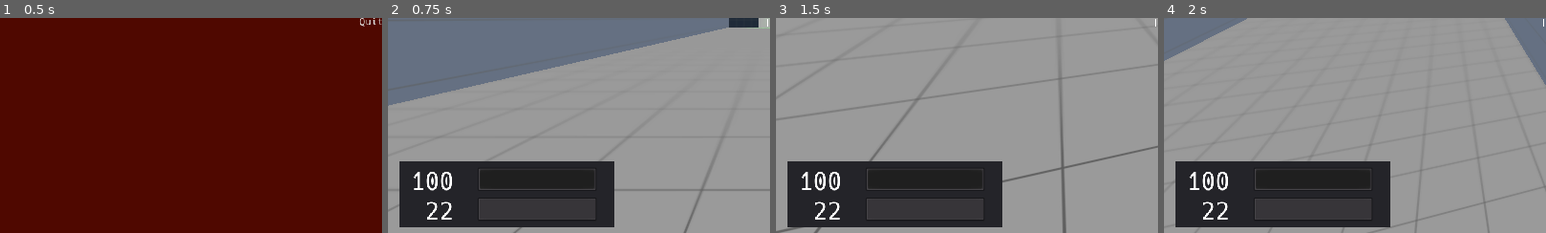
Above: before the commit, frames 1-4 (left to right).
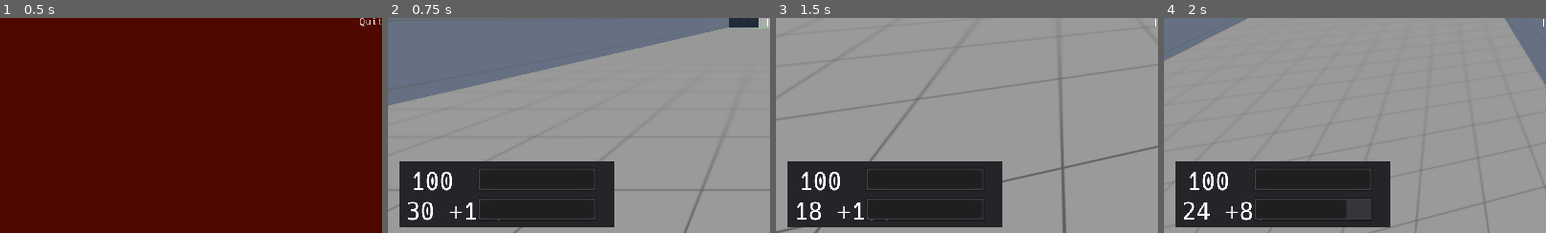
Above: after the commit, the same moments.

Repository: duckinator/keress
Game: Godot game, scene res://menus/MainMenu.tscn
Same seed, same stepped clock (60 frames per second), same inputs: the game is played once before the commit and once after it.
Inputs (mouse positions are % of the whole screen's width and height, from its top left):
- Up to frame 1 (0.5 s): no input
- Up to frame 2 (0.75 s): click "New Game" at 0.5 s
- Up to frame 3 (1.5 s): tap Enter at 1.25 s; move the mouse to (55, 50) at 1.27 s; press the mouse at (55, 50) at 1.28 s; hold W (movement_forward) from 1.28 s (still down)
- Up to frame 4 (2 s): keep holding W (movement_forward); tap Space (movement_jump) at 1.52 s; right-click (55, 50) at 1.55 s
The pictures show only the part of the screen within x 0-50%, y 50-100%; the shares and areas given below are measured in that part.

Frame 1 is identical in both runs. In frame 2, 2.9% of the frame differs, in the area x 5-54%, y 84-95%; in frame 3, 2.9%; in frame 4, 2.4%.

Commit message:
the pistol kind of fires, sort of

Diff:
--- a/src/items/pistol/Pistol.gd
+++ b/src/items/pistol/Pistol.gd
@@ -5,12 +5,19 @@
 var ammo = MAX_AMMO - MAX_IN_WEAPON
 var in_weapon = MAX_IN_WEAPON
 
+onready var raycast = $RayCast
+
 func _ready():
 	set_meta("is_item", true)
 	add_collision_exception_with(Game.get_player())
 
 func primary():
-	Console.log("TODO: Pistol primary")
+	ammo = clamp(ammo - 1, 0, MAX_AMMO)
+	in_weapon = clamp(in_weapon - 1, 0, MAX_IN_WEAPON)
+	if raycast.is_colliding():
+		var collider = raycast.get_collider()
+		if collider.has_method("adjust_health"):
+			collider.adjust_health(-10)
 
 func secondary():
 	Console.log("TODO: Pistol secondary")
@@ -22,3 +29,9 @@
 
 func needs_reload():
 	return in_weapon < (MAX_IN_WEAPON / 4)
+
+func _needs_ammo():
+	return ammo < (MAX_AMMO / 10)
+
+func needs_attention():
+	return needs_reload() or _needs_ammo()
--- a/src/items/pistol/Pistol.tscn
+++ b/src/items/pistol/Pistol.tscn
@@ -26,13 +26,16 @@
 
 [node name="Barrel_CollisionShape" type="CollisionShape" parent="."]
 transform = Transform( 1, 0, 0, 0, 1, 0, 0, 0, 1, 0, 0, -1 )
-shape = SubResource( 3 )
+shape = SubResource( 2 )
 
 [node name="Grip" type="MeshInstance" parent="."]
 transform = Transform( 1, 0, 0, 0, -4.37114e-08, -1, 0, 1, -4.37114e-08, 0, -0.5, 0 )
-mesh = SubResource( 2 )
+mesh = SubResource( 3 )
 material/0 = null
 
 [node name="Grip_CollisionShape" type="CollisionShape" parent="."]
 transform = Transform( 1, 0, 0, 0, -4.37114e-08, -1, 0, 1, -4.37114e-08, 0, -0.5, 0 )
 shape = SubResource( 4 )
+
+[node name="RayCast" type="RayCast" parent="."]
+cast_to = Vector3( 0, 0, -50 )
--- a/src/player/Player.gd
+++ b/src/player/Player.gd
@@ -76,7 +76,16 @@
 func update_hud():
 	$HUD/Panel_Left/Label_Health.text = str(health)
 	$HUD/Panel_Left/Health_Bar.value = health
-	# TODO: Handle weapon/ammo.
+
+	var in_weapon = "?"
+	var total_ammo = 0
+	if len(inventory) > 0 and inventory[current_item] != null:
+		var item = inventory[current_item]
+		in_weapon = str(item.in_weapon) + " +" + str(item.ammo)
+		#total_ammo = 100 * item.MAX_AMMO / item.ammo
+		total_ammo = item.ammo
+	$HUD/Panel_Left/Label_Ammo.text = in_weapon
+	$HUD/Panel_Left/Ammo_Bar.value = total_ammo
 
 func emit_sound(trans, sound, loudness):
 	get_tree().current_scene.player_noise(trans, sound, loudness)
@@ -138,15 +147,12 @@
 
 	# Firing weapons
 	if Input.is_action_pressed("action_primary"):
-		Console.log("TODO: Primary action.")
 		item.primary()
-		#fire_bullet(Vector3(100, 0, 0))
 	if Input.is_action_pressed("action_secondary"):
-		Console.log("TODO: secondary action")
 		item.secondary()
 
 	# Reloading weapons
-	var needs_reload = item.has_method("needs_reloaded") and item.needs_reload()
+	var needs_reload = item.has_method("needs_reload") and item.needs_reload()
 	if Input.is_action_just_pressed("action_reload") or needs_reload:
 		item.reload()
 
Not shown: 1 places in src/items/pistol/Pistol.tscn that only renumber resources
